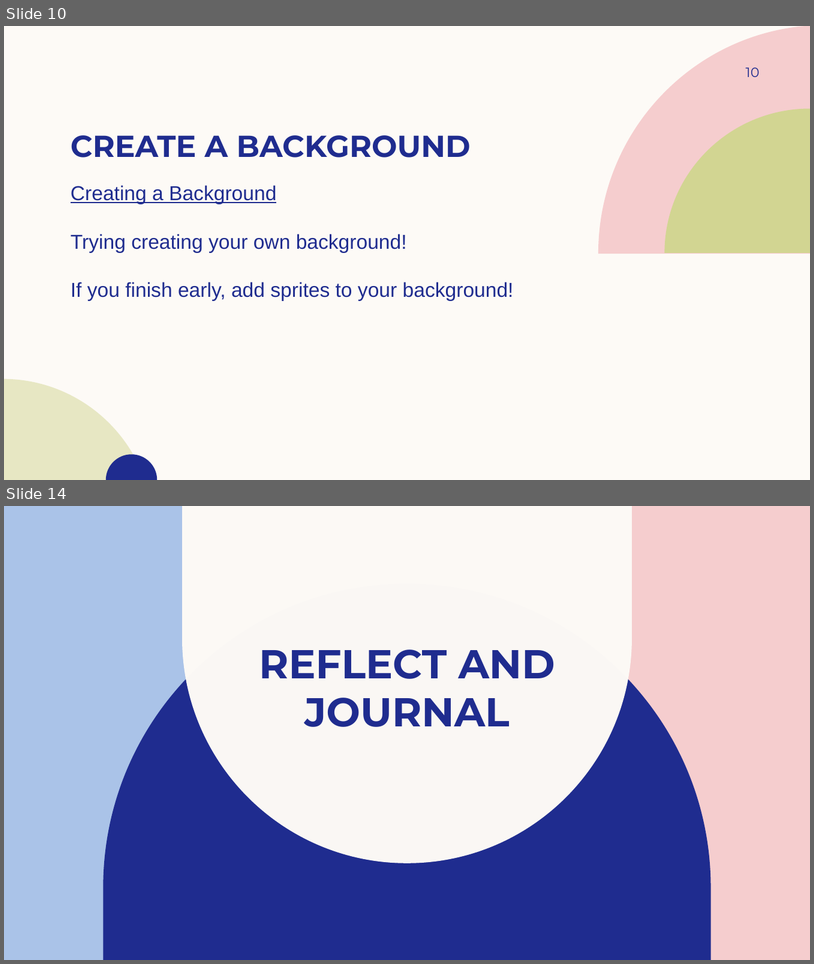
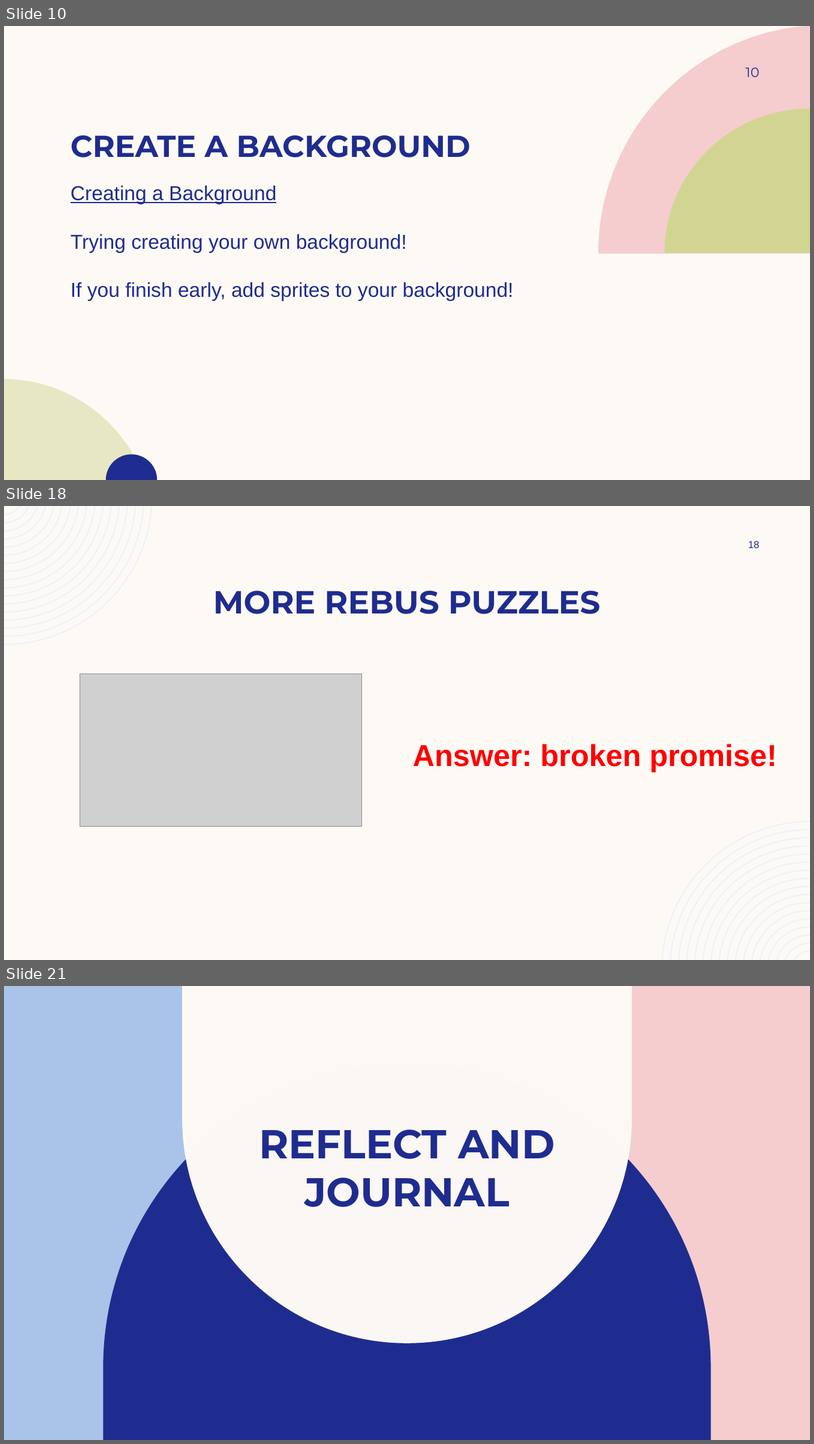
Before and after one commit to coding4girls/summercoding, a slide deck: Week 1 Curriculum.pptx. Shown one above the other, each under a label of ours: slides 10 and 14 before the commit, slides 10, 18 and 21 after it; the slides between them are not shown. The pictures are 814x964 and 814x1444 pixels, drawn with LibreOffice and Linux fonts; fonts in the diff are those of the drawing; grey boxes stand for pictures; background and template pictures are left out. Boxes give left, top, right and bottom in pixels: in the first picture for what was removed or moved away, otherwise in the second. Text is boxed around its words. In the diff, an @@ line names an element or a change of style, - is before the commit and + after.

```diff
--- a/Week 1 Curriculum.pptx
+++ b/Week 1 Curriculum.pptx
@@ slide 18 added at [4, 506, 810, 960], background #FDFAF6 @@
@@ freeform shape added at [4, 506, 152, 645], fill #EEF3FA @@
@@ page number added at [749, 541, 760, 548], 12 pt, text #1F2C8F @@
+18
@@ title added at [213, 591, 600, 614], 38 pt, text #1F2C8F, bold @@
+MORE REBUS PUZZLES
@@ picture added at [80, 673, 362, 826] @@
@@ text added at [413, 744, 777, 772], 36 pt, text #FF0000, bold @@
+Answer: broken promise!
@@ freeform shape added at [662, 820, 810, 960], fill #EEF3FA @@
@@ what was slide 14 is now slide 21 @@
```
Also in this commit, not shown: 5 slides changed, 7 other slides added, 1 slide removed.
